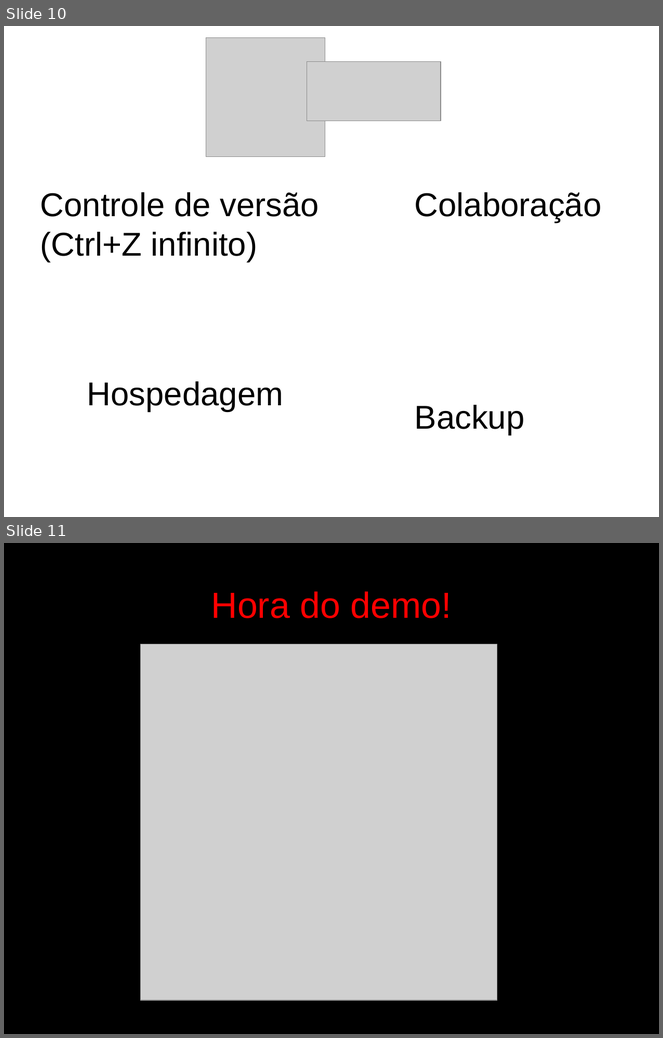
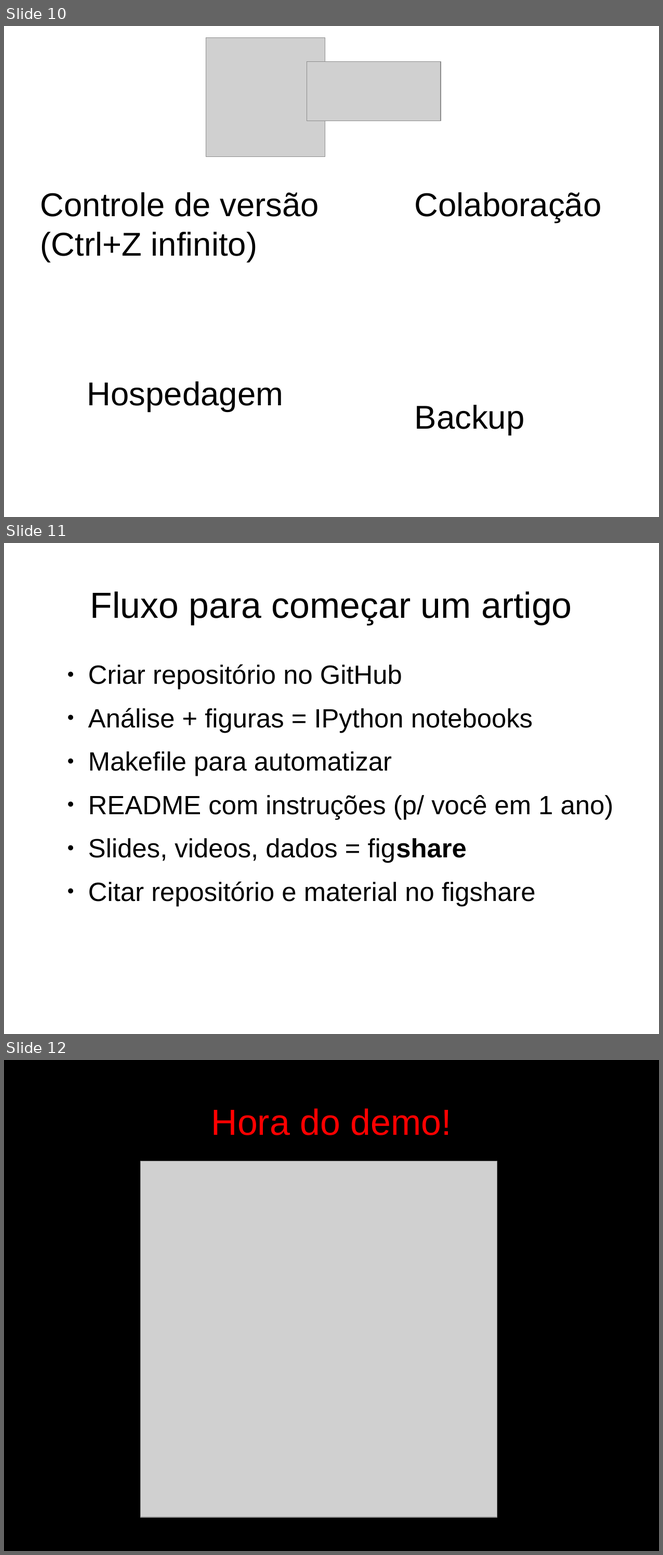
Before and after one commit to leouieda/ferramentas_ciencia_aberta, a slide deck: presentation/ferramentas_ciencia_aberta.odp. Shown one above the other, each under a label of ours: slides 10 and 11 before the commit, slides 10, 11 and 12 after it. The pictures are 663x1038 and 663x1555 pixels, drawn with LibreOffice and Linux fonts; fonts in the diff are those of the drawing; grey boxes stand for pictures. Boxes give left, top, right and bottom in pixels: in the first picture for what was removed or moved away, otherwise in the second. Text is boxed around its words. In the diff, an @@ line names an element or a change of style, - is before the commit and + after.

Commit message:
Added slide for workflow in presentation

```diff
--- a/presentation/ferramentas_ciencia_aberta.odp
+++ b/presentation/ferramentas_ciencia_aberta.odp
@@ slide 11 added at (4, 543, 659, 1034), background #FFFFFF @@
@@ title added at (90, 591, 572, 625), 44 pt, text #000000 @@
+Fluxo para começar um artigo
@@ text added at (88, 664, 614, 906), 32 pt, text #000000 @@
+● Criar repositório no GitHub
+● Análise + figuras = IPython notebooks
+● Makefile para automatizar
+● README com instruções (p/ você em 1 ano)
+● Slides, videos, dados = figshare
+● Citar repositório e material no figshare
@@ what was slide 11 is now slide 12 @@
```
